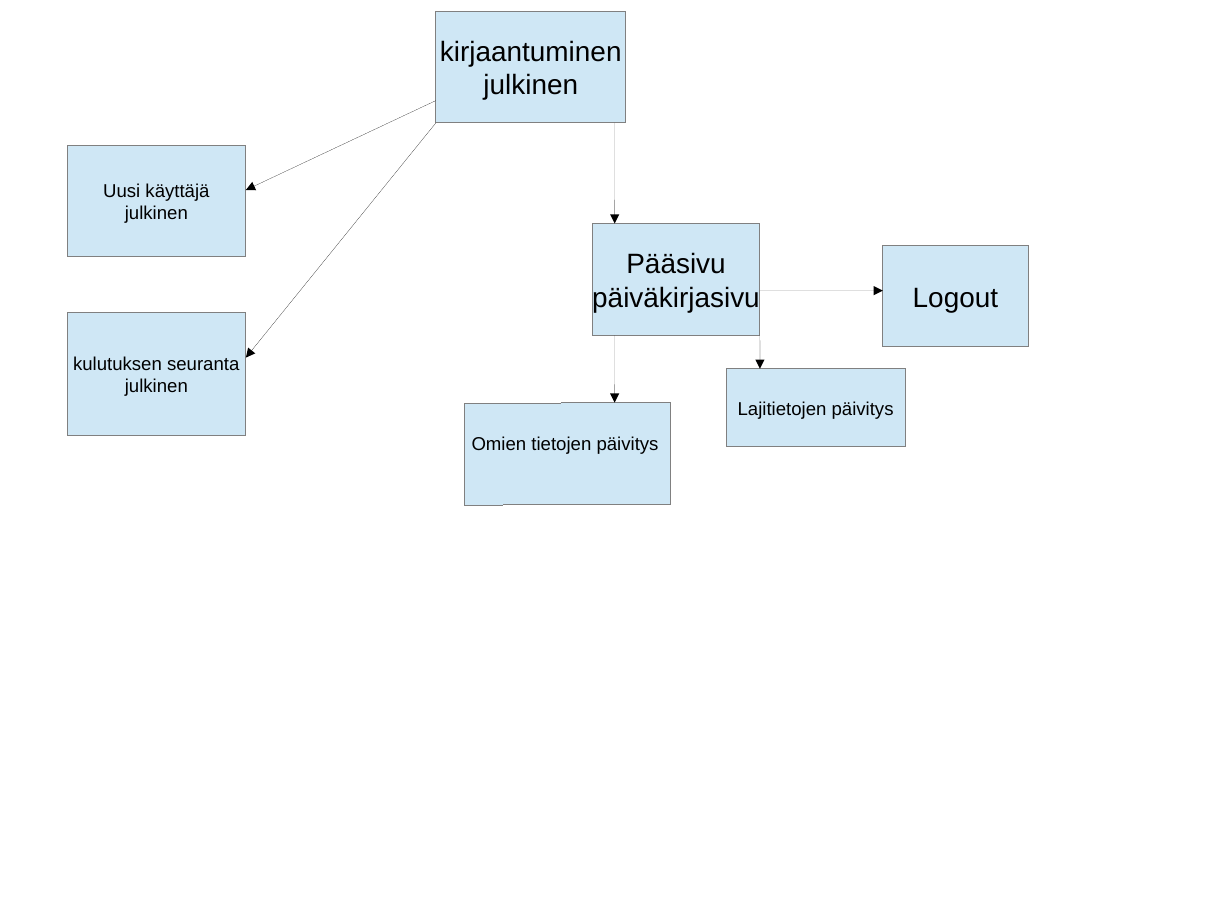
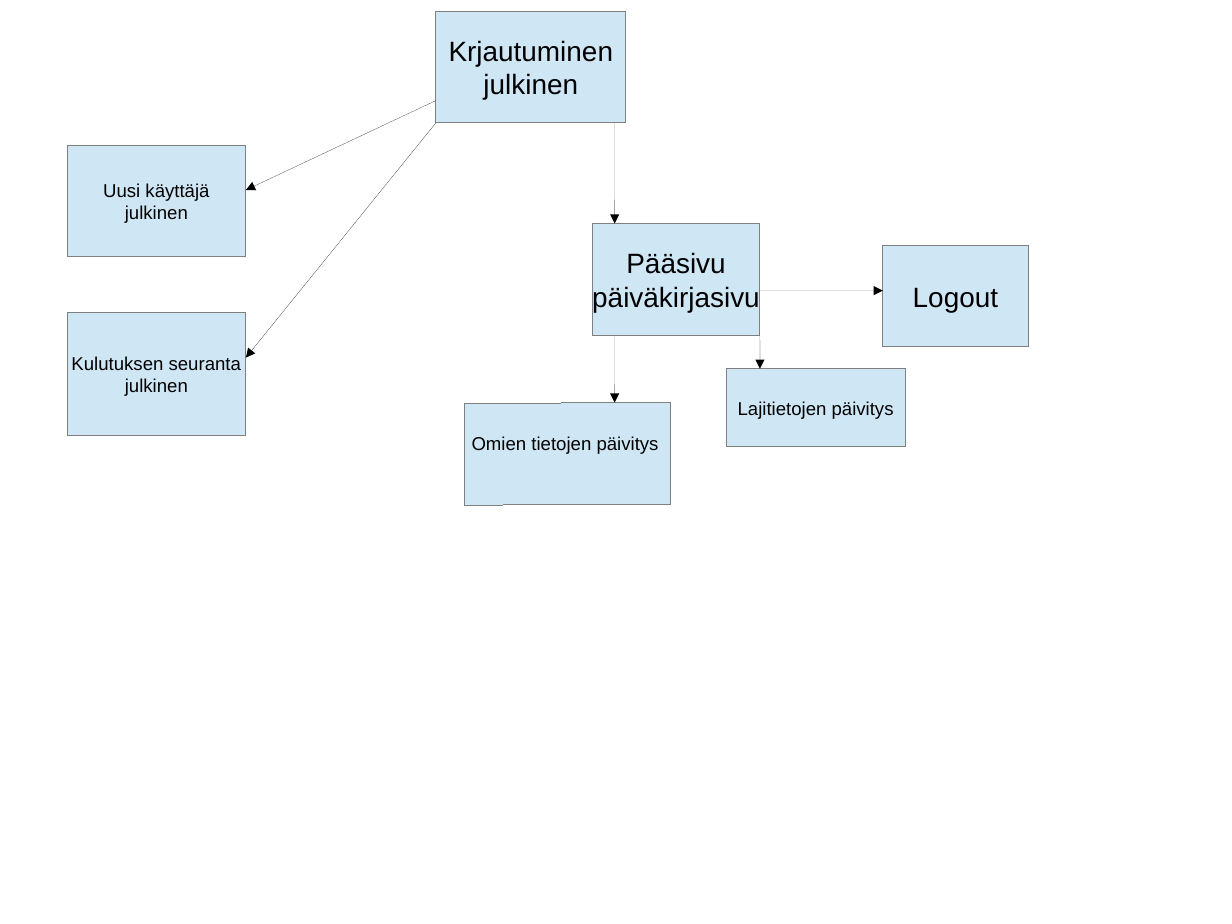
Before and after one commit to simoku/TietokantaSovellus, a slide deck: slide 1 of doc/liittyma.odp. Drawn at 1232x924 pixels with LibreOffice and Linux fonts; fonts in the diff are those of the drawing. Boxes give left, top, right and bottom in pixels: in the first picture for what was removed or moved away, otherwise in the second. Text is boxed around its words. In the diff, an @@ line names an element or a change of style, - is before the commit and + after.

```diff
--- a/doc/liittyma.odp
+++ b/doc/liittyma.odp
@@ text in rectangle at (449,40,614,66): text changed @@
-kirjaantuminen
+Krjautuminen
@@ text in rectangle at (71,356,241,370): text changed @@
-kulutuksen seuranta
+Kulutuksen seuranta
```
Also in this commit, not shown: 3 other files.
